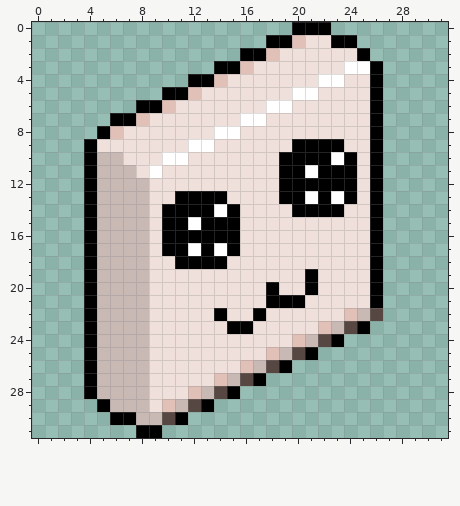
Two states of a pixel-art sprite, Stage1st/Resources/Mahjong/face2017/078.png. Above is the file before it was changed.
The file is 32x32 pixels. Colours within 5 levels of each other are drawn and written as one.
New version:
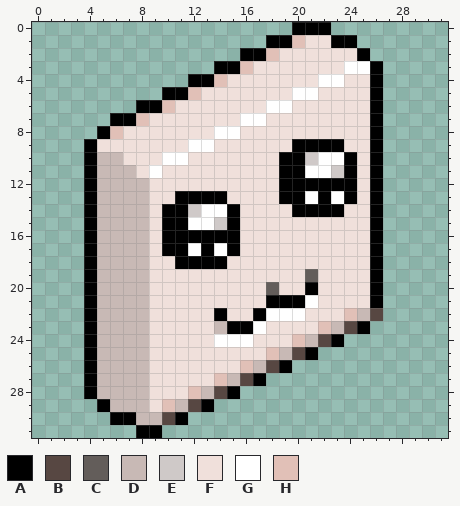
Palette (. is transparent): A #000000  B #574742  C #635d5a  D #c8b9b5  E #cfc9c8  F #f0e0db  G #ffffff  H #e1c0b7
The exact change:
@@ x 10..25 @@
  9 FFGGFFFFFFAAAAFF
-10 GGFFFFFFFAAAAGAF
-11 FFFFFFFFFAAGAAAF
+10 GGFFFFFFFAAEGGAF
+11 FFFFFFFFFAAGGEAF
 12 FFFFFFFFFAAAAAAF
 13 FAAAAFFFFAAGAGAF
-14 AAAAGAFFFFAAAAFF
-15 AAGAAAFFFFFFFFFF
+14 AAEGGAFFFFAAAAFF
+15 AAGGEAFFFFFFFFFF
 16 AAAAAAFFFFFFFFFF
@@ x 12..23 @@
 18 AAAFFFFFFFFF
-19 FFFFFFFFFAFF
-20 FFFFFFAFFAFF
-21 FFFFFFAAAFFF
-22 FFAFFAFFFFFF
-23 FFFAAFFFFFHD
-24 FFFFFFFFHDBA
+19 FFFFFFFFFCFF
+20 FFFFFFCFFAFF
+21 FFFFFFAAAGFF
+22 FFAFFAGGGFFF
+23 FFDAAGFFFFHD
+24 FFGGGFFFHDBA
 25 FFFFFFHDBA..
